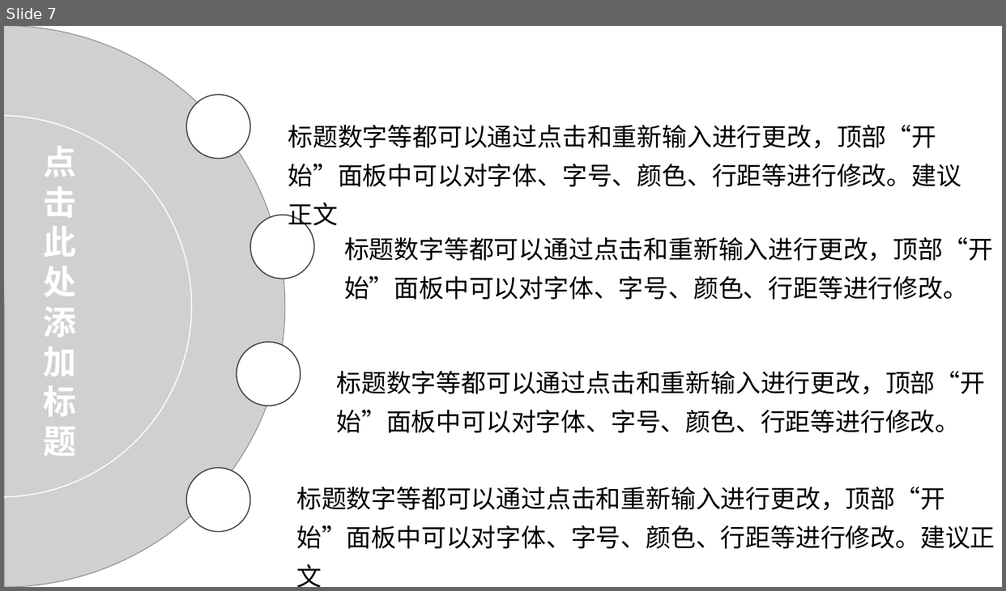
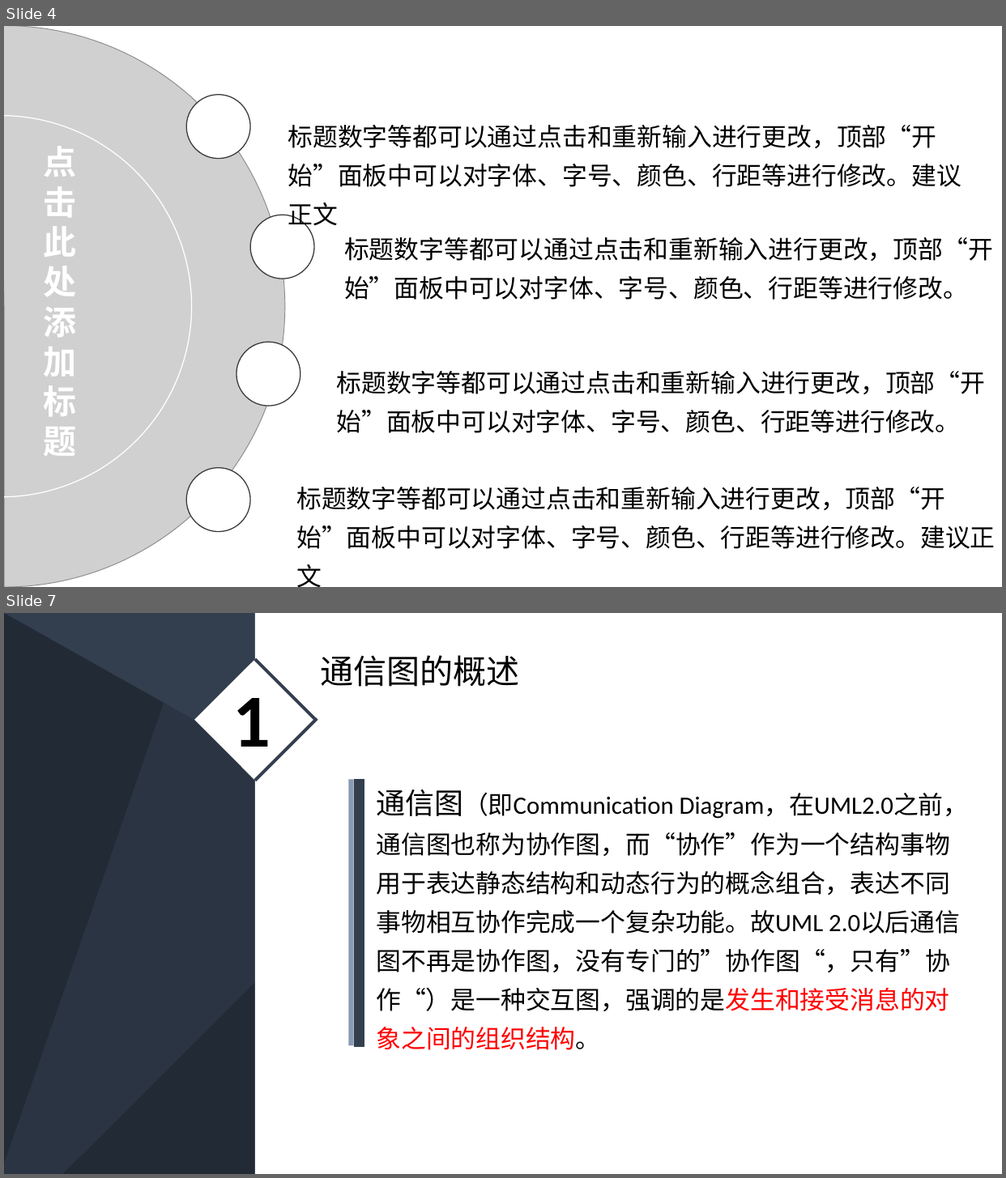
Before and after one commit to PRD2018-G03/PRD2018-G03-SoftwareEngineeringProject, a slide deck: 非受控文档/2_叶柏成/PPT/深蓝低调稳重商务PPT模板.pptx. Shown one above the other, each under a label of ours: slide 7 before the commit, slides 4 and 7 after it; the slides between them are not shown. The pictures are 1006x591 and 1006x1178 pixels, drawn with LibreOffice and Linux fonts; fonts in the diff are those of the drawing; grey boxes stand for pictures. Boxes give left, top, right and bottom in pixels: in the first picture for what was removed or moved away, otherwise in the second. Text is boxed around its words. In the diff, an @@ line names an element or a change of style, - is before the commit and + after.

```diff
--- a/非受控文档/2_叶柏成/PPT/深蓝低调稳重商务PPT模板.pptx
+++ b/非受控文档/2_叶柏成/PPT/深蓝低调稳重商务PPT模板.pptx
@@ slide 7 added at bbox=[4, 613, 1002, 1174], background #333F50 @@
@@ triangle added at bbox=[4, 613, 1002, 1174], fill #222A35 @@
@@ parallelogram added at bbox=[4, 613, 1002, 1174], fill #222A35 at 50% opacity @@
@@ triangle added at bbox=[4, 613, 622, 1174], fill #333F50 at 50% opacity @@
@@ rectangle added at bbox=[255, 613, 1002, 1174], fill #FFFFFF @@
@@ rectangle added at bbox=[194, 659, 316, 781], fill #FFFFFF @@
@@ line added from (255, 659) to (315, 720), #333F50 3 pt @@
@@ text added at bbox=[320, 655, 519, 687], 32 pt, text #000000 @@
+通信图的概述
@@ text added at bbox=[233, 698, 271, 765], 72 pt, text #000000, bold @@
+1
@@ line added from (317, 718) to (255, 781), #333F50 3 pt @@
@@ line added from (351, 779) to (351, 1046), #8497B0 5 pt @@
@@ line added from (359, 779) to (359, 1047), #333F50 10 pt @@
@@ text added at bbox=[376, 790, 969, 1050], 24 pt, text #000000 @@
+通信图（即Communication Diagram，在UML2.0之前，通信图也称为协作图，而“协作”作为一个结构事物用于表达静态结构和动态行为的概念组合，表达不同事物相互协作完成一个复杂功能。故UML 2.0以后通信图不再是协作图，没有专门的”协作图“，只有”协作“）是一种交互图，强调的是发生和接受消息的对象之间的组织结构。
@@ what was slide 7 is now slide 4 @@
```
Also in this commit, not shown: 5 other slides added, 3 slides removed.
